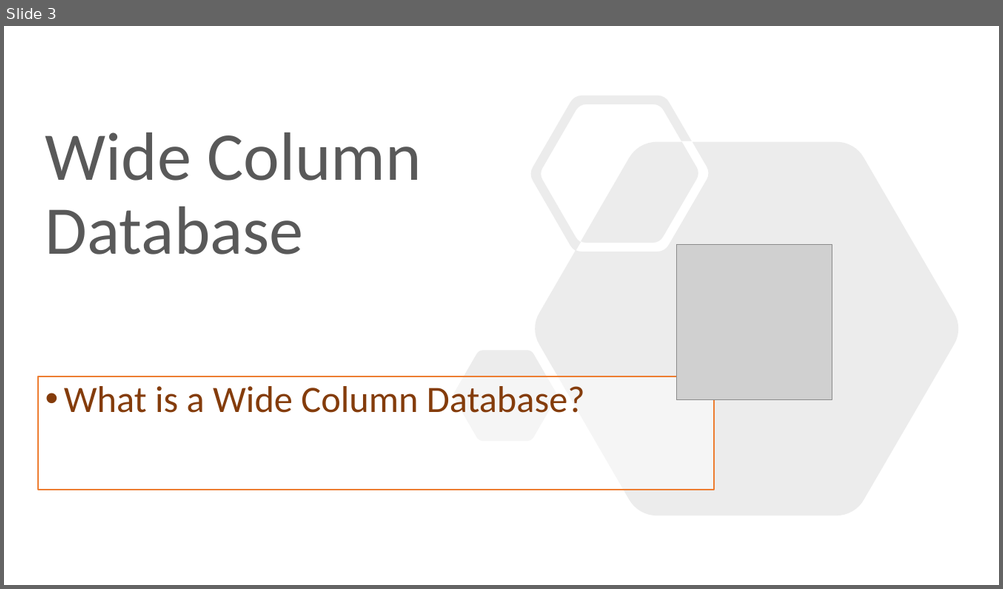
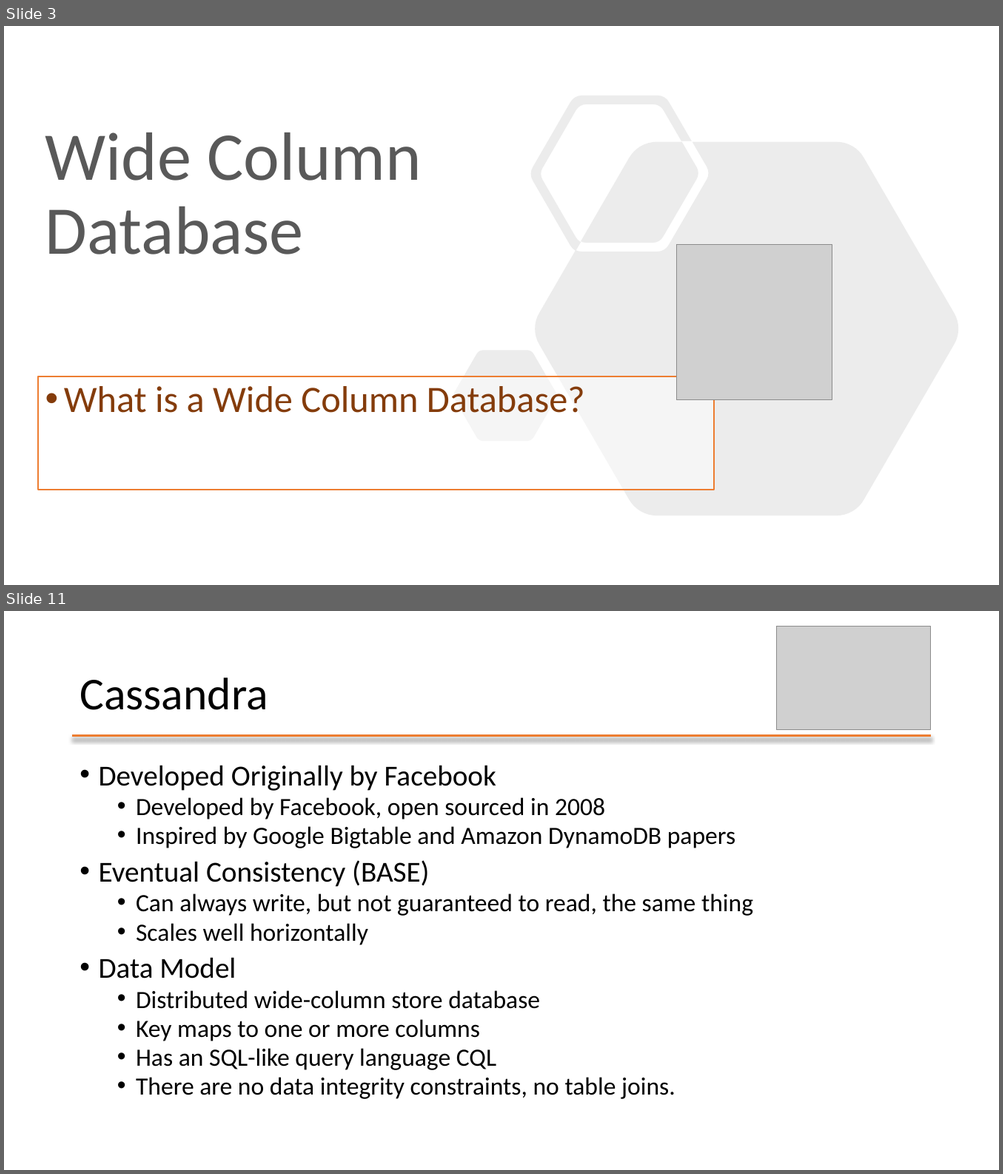
Before and after one commit to mafudge/ist769-old, a slide deck: content/G-Widecolumn/G-Widecolumn.pptx. Shown one above the other, each under a label of ours: slide 3 before the commit, slides 3 and 11 after it; the slides between them are not shown. The pictures are 1003x589 and 1003x1174 pixels, drawn with LibreOffice and Linux fonts; fonts in the diff are those of the drawing; grey boxes stand for pictures. Boxes give left, top, right and bottom in pixels: in the first picture for what was removed or moved away, otherwise in the second. Text is boxed around its words. In the diff, an @@ line names an element or a change of style, - is before the commit and + after.

Commit message:
working on cassandra

```diff
--- a/content/G-Widecolumn/G-Widecolumn.pptx
+++ b/content/G-Widecolumn/G-Widecolumn.pptx
@@ slide 11 added at (4,611,999,1170), background #FFFFFF @@
@@ picture added at (777,626,930,729) @@
@@ title added at (79,678,267,710), 44 pt, text #000000 @@
+Cassandra
@@ line added from (73, 735) to (930, 735), #ED7D31 2.25 pt @@
@@ text added at (99,765,753,1099), 24 pt, text #000000 @@
+• Developed Originally by Facebook
+  • Developed by Facebook, open sourced in 2008
+  • Inspired by Google Bigtable and Amazon DynamoDB papers
+• Eventual Consistency (BASE)
+  • Can always write, but not guaranteed to read, the same thing
+  • Scales well horizontally
+• Data Model
+  • Distributed wide-column store database
+  • Key maps to one or more columns
+  • Has an SQL-like query language CQL
+  • There are no data integrity constraints, no table joins.
```
Also in this commit, not shown: 6 slides changed, 66 other slides added, 37 slides removed, 30 other files.
